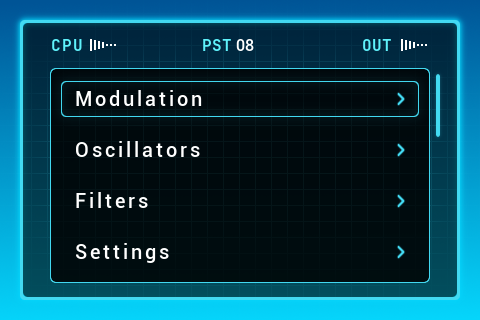
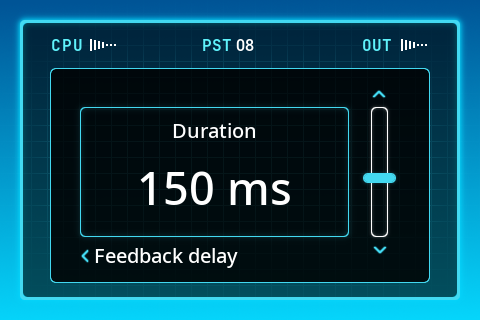
Before/after of a (480, 320) layered artwork. What changed in the layer stack:
added group "Slider_c" with 13 layers above "List_c" over box(73, 89, 401, 268)
added group "back" with 2 layers in group "Slider_c" over box(80, 248, 238, 268)
added layer "arrow_left" in group "back" over box(80, 248, 90, 264)
added layer "Feedback delay" in group "back" over box(95, 248, 238, 268)
added group "slider" with 5 layers in group "Slider_c" over box(358, 89, 401, 255)
added layer "arrow_up" in group "slider" over box(371, 89, 387, 99)
added layer "arrow_down" in group "slider" over box(373, 245, 387, 255)
added layer "knob" in group "slider" over box(360, 168, 399, 188)
added layer "knob_bg" in group "slider" over box(364, 174, 395, 182)
added layer "slider_bg" in group "slider" over box(367, 104, 392, 240)
added group "value" with 3 layers in group "Slider_c" over box(73, 100, 357, 245)
added layer "outline" in group "value" over box(73, 100, 357, 245)
added layer "Duration" in group "value" over box(173, 123, 255, 138)
added layer "150 ms" in group "value" over box(140, 171, 290, 205)
moved "scroll" into group "List_c" over box(433, 72, 443, 139)
moved "Menu_Selected" into group "List_c" over box(52, 72, 428, 130)
moved "Menu_settings" into group "List_c" over box(76, 243, 406, 263)
moved "Menu_modulation" into group "List_c" over box(76, 90, 406, 107)
moved "Menu_filters" into group "List_c" over box(76, 192, 406, 209)
moved "Menu_osc" into group "List_c" over box(76, 141, 406, 158)
renamed "Menu_bg" to "Body_bg", moved it above "background" over box(52, 39, 443, 268)
